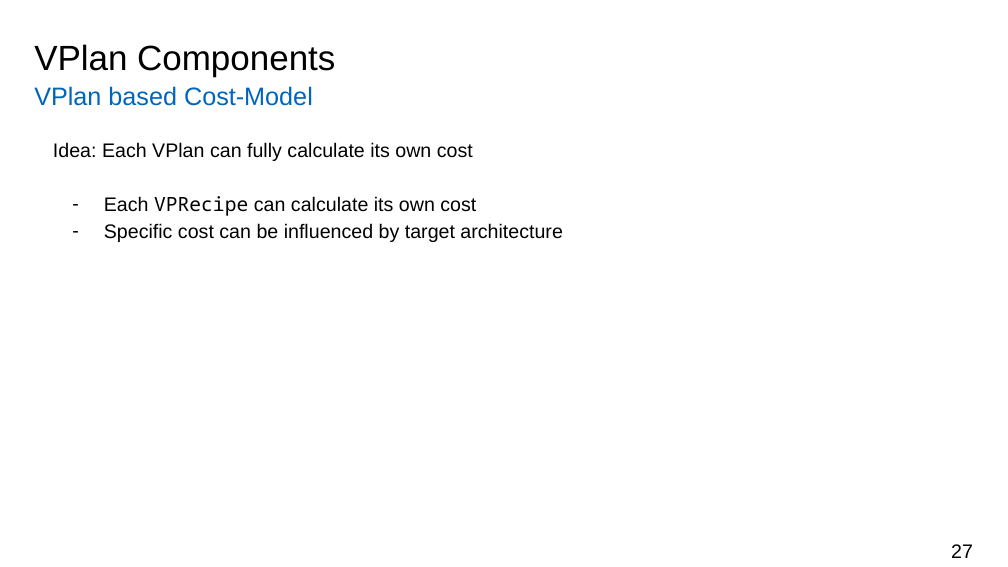
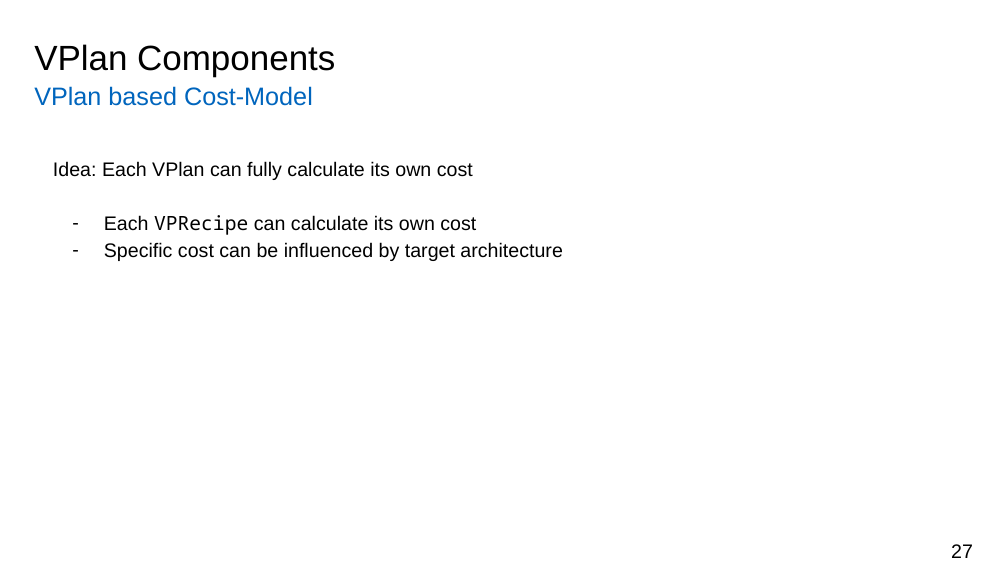
Before and after one commit to atalantus/seminar-llvm-vplan, a slide deck: slide 27 of presentation/vplan-presentation.pptx. Drawn at 1008x567 pixels with LibreOffice and Linux fonts; fonts in the diff are those of the drawing; background and template pictures are left out. Boxes give left, top, right and bottom in pixels: in the first picture for what was removed or moved away, otherwise in the second. Text is boxed around its words. In the diff, an @@ line names an element or a change of style, - is before the commit and + after.

```diff
--- a/presentation/vplan-presentation.pptx
+++ b/presentation/vplan-presentation.pptx
@@ text "Idea: Each VPlan can fully ...": place and size @@
-text "Idea: Each VPlan can fully ..." at (53,142,562,242)
+text "Idea: Each VPlan can fully ..." at (53,161,562,261)
```
Also in this commit, not shown: 7 other slides changed.
